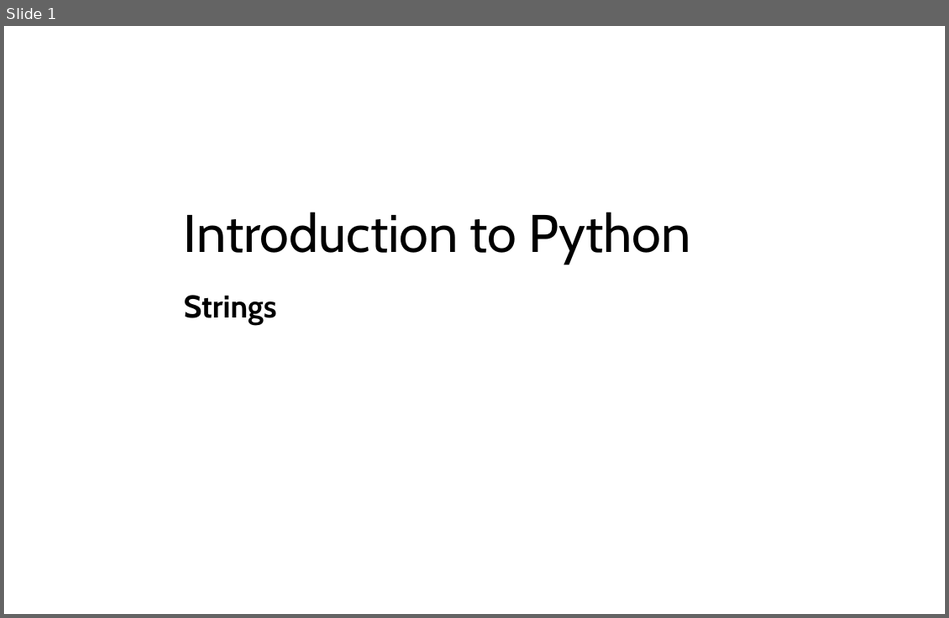
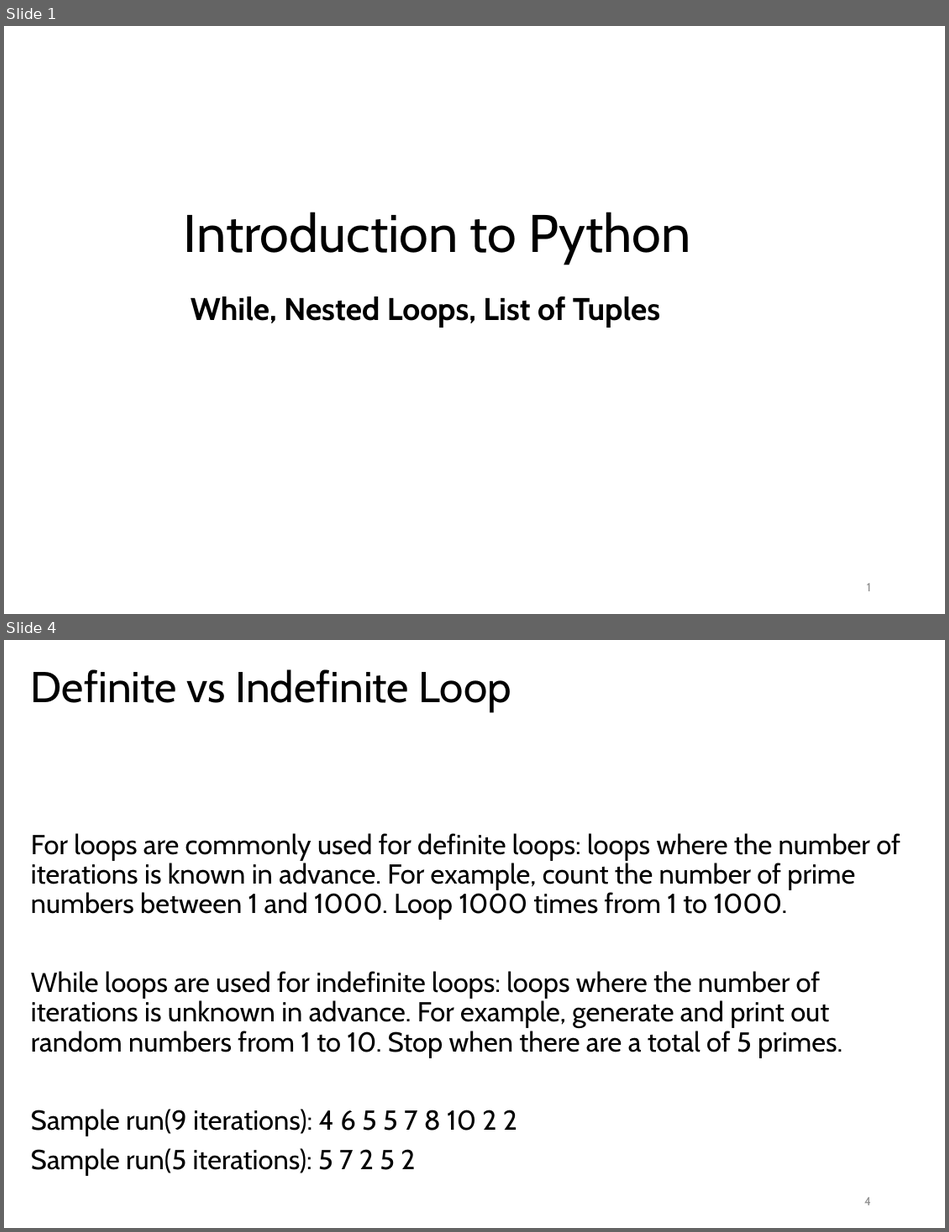
Before and after one commit to LongBaoNguyen/longbaonguyen.github.io, a slide deck: courses/apcsp/lect7.pptx. Shown one above the other, each under a label of ours: slide 1 before the commit, slides 1 and 4 after it; the slides between them are not shown. The pictures are 949x618 and 949x1232 pixels, drawn with LibreOffice and Linux fonts; fonts in the diff are those of the drawing. Boxes give left, top, right and bottom in pixels: in the first picture for what was removed or moved away, otherwise in the second. Text is boxed around its words. In the diff, an @@ line names an element or a change of style, - is before the commit and + after.

```diff
--- a/courses/apcsp/lect7.pptx
+++ b/courses/apcsp/lect7.pptx
@@ slide 4 added at (4,640,945,1228), background #FFFFFF @@
@@ title added at (31,669,511,711), 33 pt, text #000000 @@
+Definite vs Indefinite Loop
@@ text added at (31,833,900,1176), 21 pt, text #000000 @@
+For loops are commonly used for definite loops: loops where the number of iterations is known in advance. For example, count the number of prime numbers between 1 and 1000. Loop 1000 times from 1 to 1000.
+While loops are used for indefinite loops: loops where the number of iterations is unknown in advance. For example, generate and print out random numbers from 1 to 10. Stop when there are a total of 5 primes.
+Sample run(9 iterations): 4 6 5 5 7 8 10 2 2
+Sample run(5 iterations): 5 7 2 5 2
@@ page number added at (864,1197,871,1205), 9 pt, text #8C8C8C @@
+4
@@ slide 1 changed as well @@
@@ subtitle at (190,296,660,327): text changed @@
-Strings
+While, Nested Loops, List of Tuples
@@ page number added at (867,583,871,591), 9 pt, text #8C8C8C @@
+1
```
Also in this commit, not shown: 2 other slides changed, 18 other slides added, 25 slides removed, 9 other files.
